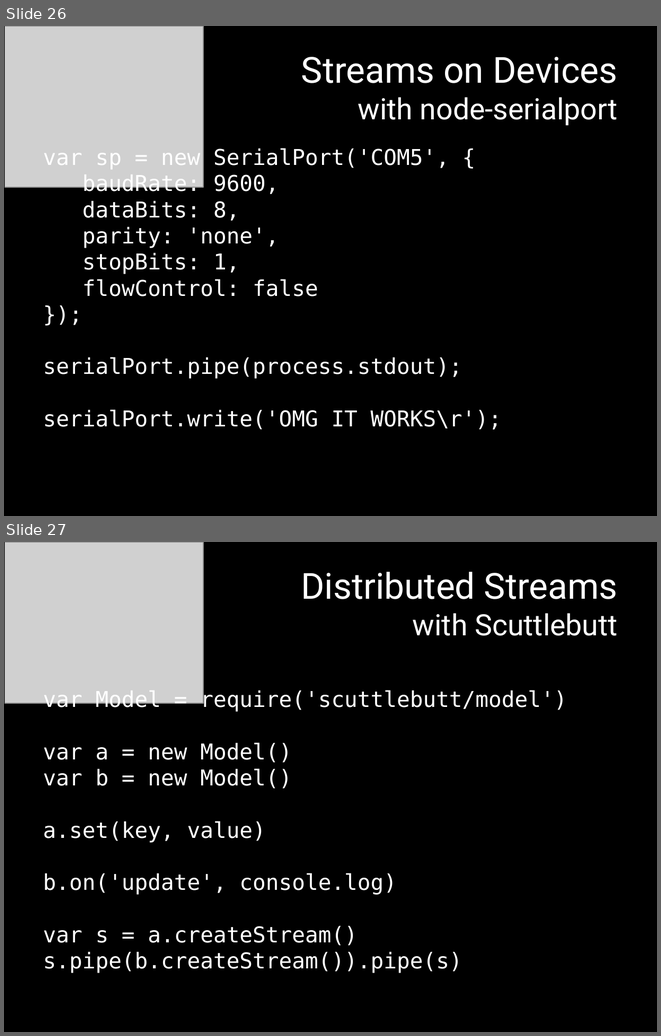
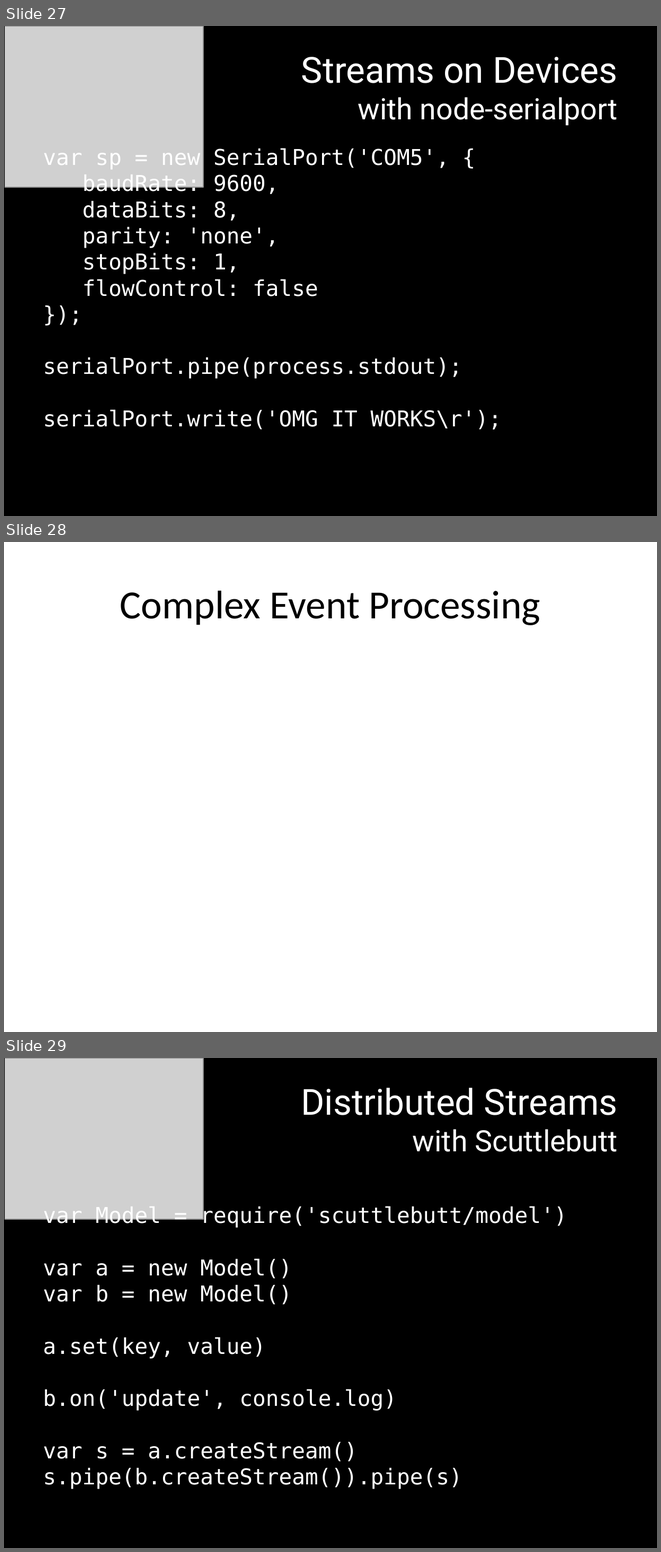
Before and after one commit to mattpodwysocki/SDC2013, a slide deck: SDC2013.pptx. Shown one above the other, each under a label of ours: slides 26 and 27 before the commit, slides 27, 28 and 29 after it. The pictures are 661x1036 and 661x1552 pixels, drawn with LibreOffice and Linux fonts; fonts in the diff are those of the drawing; grey boxes stand for pictures. Boxes give left, top, right and bottom in pixels: in the first picture for what was removed or moved away, otherwise in the second. Text is boxed around its words. In the diff, an @@ line names an element or a change of style, - is before the commit and + after.

```diff
--- a/SDC2013.pptx
+++ b/SDC2013.pptx
@@ slide 28 added at (4, 542, 657, 1032), background #FFFFFF @@
@@ title added at (120, 590, 540, 625), 44 pt, text #000000 @@
+Complex Event Processing
@@ what was slide 26 is now slide 27 @@
@@ what was slide 27 is now slide 29 @@
```
Also in this commit, not shown: 1 slide changed, 7 other slides added, 1 slide removed.
